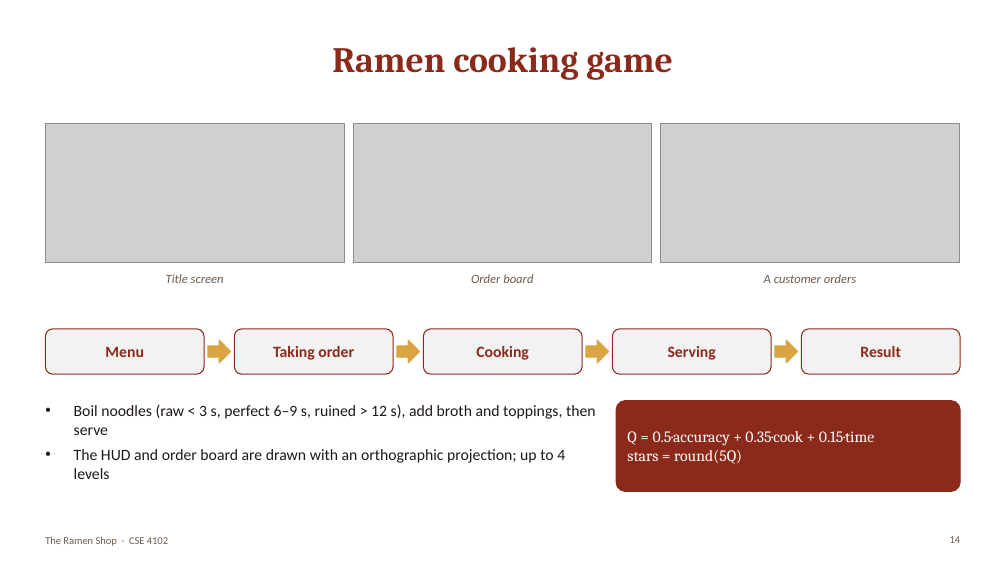
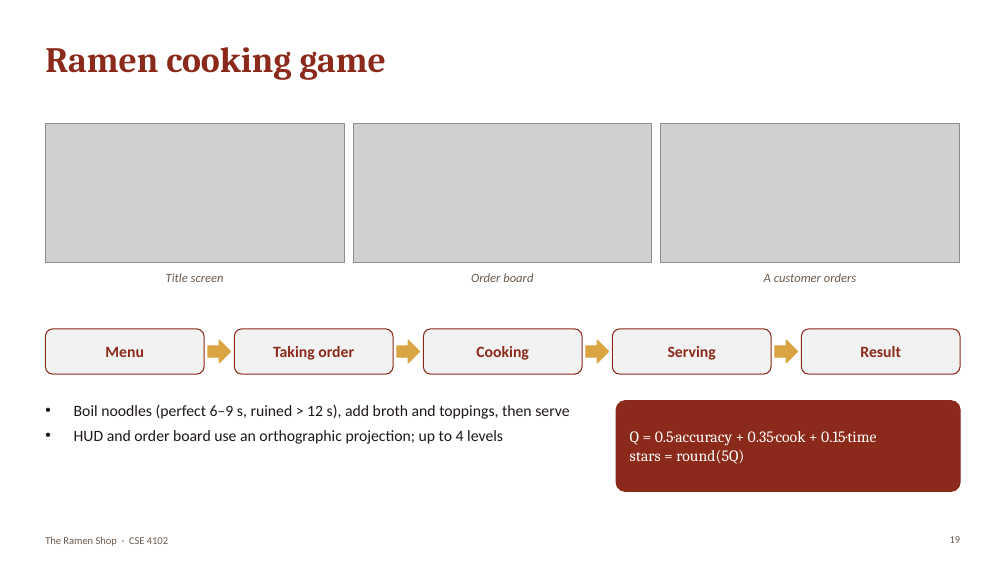
Before and after one commit to RajorshiDas/RamenShop, a slide deck: slide 19 of presentation/RamenShop_Presentation.pptx (slide 14 before the commit). Drawn at 1008x567 pixels with LibreOffice and Linux fonts; fonts in the diff are those of the drawing; grey boxes stand for pictures. Boxes give left, top, right and bottom in pixels: in the first picture for what was removed or moved away, otherwise in the second. Text is boxed around its words. In the diff, an @@ line names an element or a change of style, - is before the commit and + after.

```diff
--- a/presentation/RamenShop_Presentation.pptx
+++ b/presentation/RamenShop_Presentation.pptx
@@ title "Ramen cooking game" at box(45, 47, 386, 80): alignment centre to left @@
@@ text at box(74, 404, 569, 444): text changed @@
-• Boil noodles (raw < 3 s, perfect 6–9 s, ruined > 12 s), add broth and toppings, then serve
-• The HUD and order board are drawn with an orthographic projection; up to 4 levels
+• Boil noodles (perfect 6–9 s, ruined > 12 s), add broth and toppings, then serve
+• HUD and order board use an orthographic projection; up to 4 levels
```
Also in this commit, not shown: 11 other slides changed, 8 slides added, 2 slides removed.
